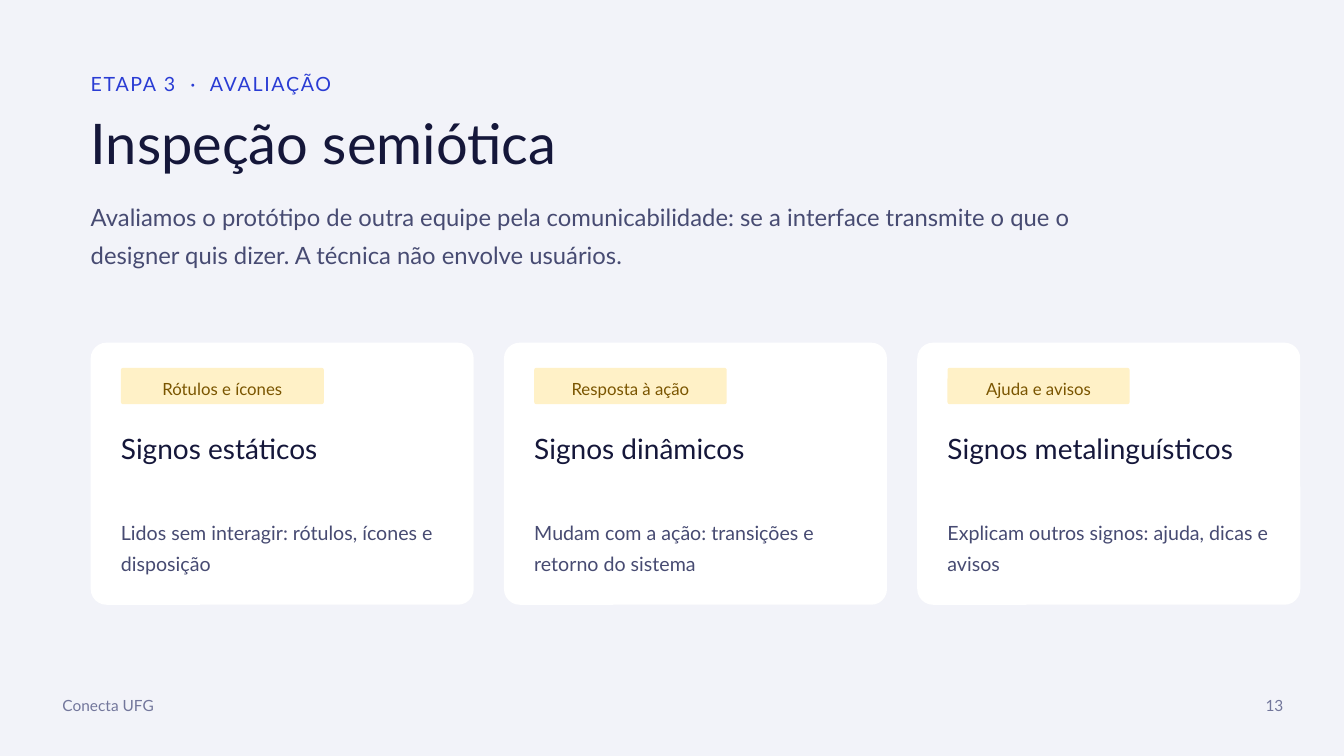
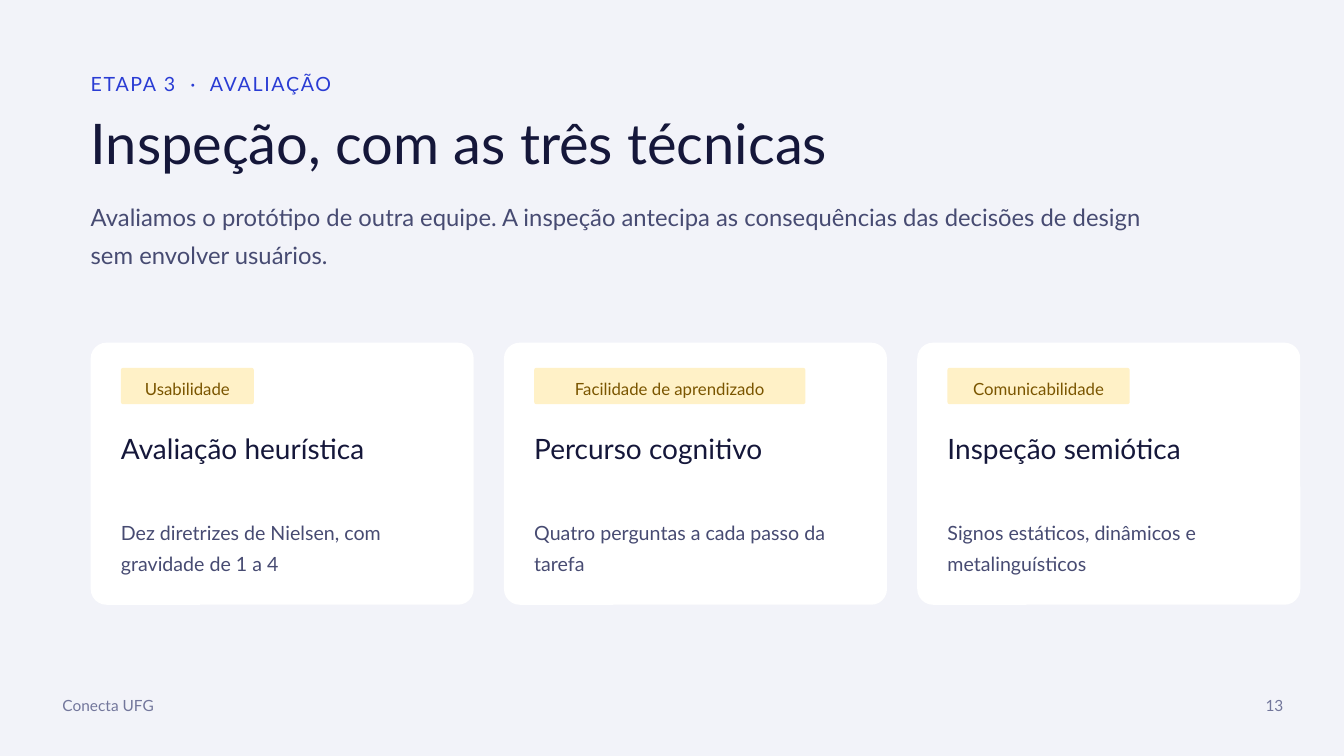
Before and after one commit to conecta-ufg/conecta-ufg, a slide deck: slide 14 of 05-Apresentacao/Apresentacao_Conecta_UFG.pptx. Drawn at 1344x756 pixels with LibreOffice and Linux fonts; fonts in the diff are those of the drawing. Boxes give left, top, right and bottom in pixels: in the first picture for what was removed or moved away, otherwise in the second. Text is boxed around its words. In the diff, an @@ line names an element or a change of style, - is before the commit and + after.

Commit message:
Avaliacao heuristica e percurso cognitivo na PF3 e nos slides

```diff
--- a/05-Apresentacao/Apresentacao_Conecta_UFG.pptx
+++ b/05-Apresentacao/Apresentacao_Conecta_UFG.pptx
@@ text at bbox=[91, 123, 828, 174]: text changed @@
-Inspeção semiótica
+Inspeção, com as três técnicas
@@ text at bbox=[91, 208, 1141, 264]: text changed @@
-Avaliamos o protótipo de outra equipe pela comunicabilidade: se a interface transmite o que o designer quis dizer. A técnica não envolve usuários.
+Avaliamos o protótipo de outra equipe. A inspeção antecipa as consequências das decisões de design sem envolver usuários.
@@ rounded rectangle: place and size @@
-rounded rectangle at bbox=[121, 368, 324, 404]
+rounded rectangle at bbox=[121, 368, 254, 404]
@@ text at bbox=[145, 382, 230, 395]: text changed @@
-Rótulos e ícones
+Usabilidade
@@ rounded rectangle: place and size @@
-rounded rectangle at bbox=[534, 368, 727, 404]
+rounded rectangle at bbox=[534, 368, 806, 404]
@@ text at bbox=[575, 382, 764, 398]: text changed @@
-Resposta à ação
+Facilidade de aprendizado
@@ text at bbox=[973, 382, 1104, 395]: text changed @@
-Ajuda e avisos
+Comunicabilidade
@@ text at bbox=[121, 438, 365, 464]: text changed @@
-Signos estáticos
+Avaliação heurística
@@ text at bbox=[534, 438, 762, 464]: text changed @@
-Signos dinâmicos
+Percurso cognitivo
@@ text at bbox=[947, 438, 1181, 464]: text changed @@
-Signos metalinguísticos
+Inspeção semiótica
@@ text at bbox=[121, 525, 380, 575]: text changed @@
-Lidos sem interagir: rótulos, ícones e disposição
+Dez diretrizes de Nielsen, com gravidade de 1 a 4
@@ text at bbox=[534, 525, 825, 571]: text changed @@
-Mudam com a ação: transições e retorno do sistema
+Quatro perguntas a cada passo da tarefa
@@ text at bbox=[947, 525, 1196, 575]: text changed @@
-Explicam outros signos: ajuda, dicas e avisos
+Signos estáticos, dinâmicos e metalinguísticos
```
Also in this commit, not shown: 4 other slides changed, 2 slides added, 3 slides removed, 5 other files.
